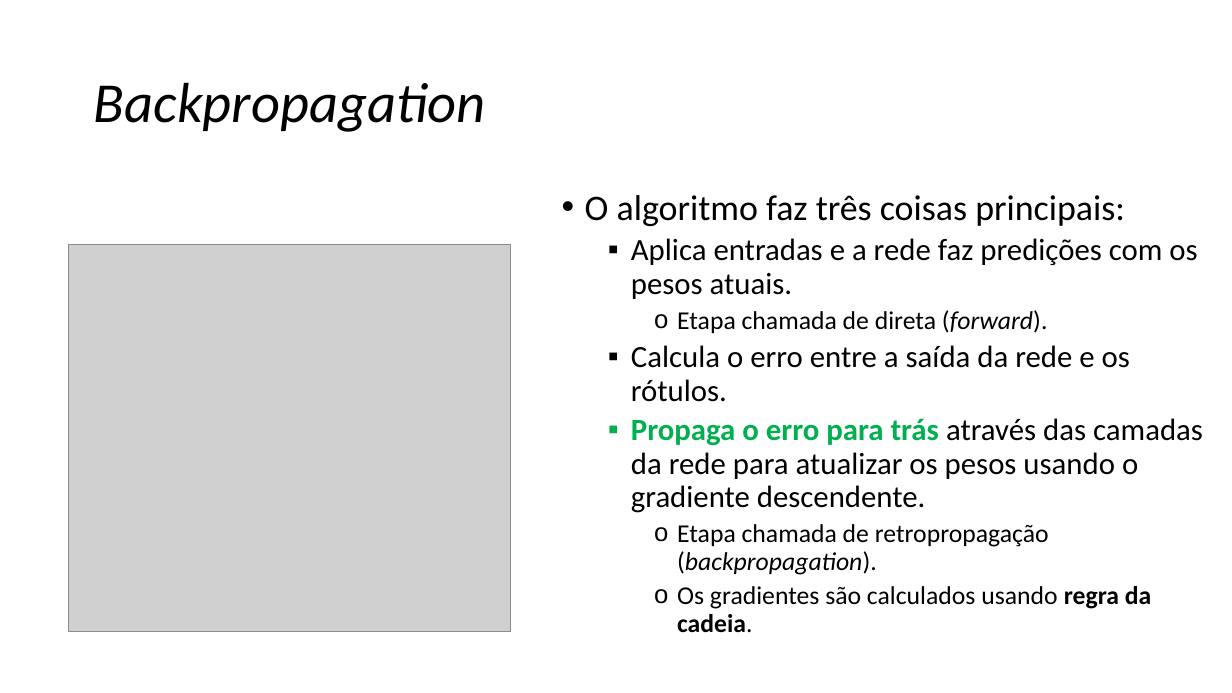
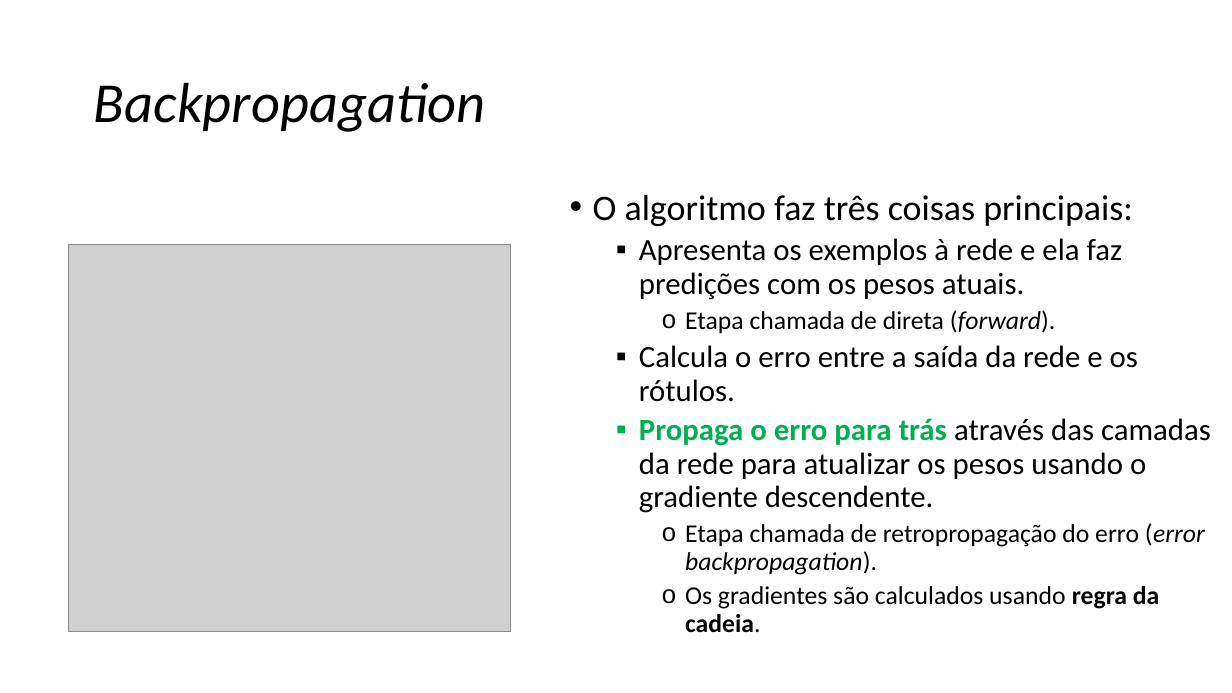
Before and after one commit to zz4fap/c24_inteligencia_artificial, a slide deck: slide 34 of slides/C24_MLP.pptx. Drawn at 1232x693 pixels with LibreOffice and Linux fonts; fonts in the diff are those of the drawing; grey boxes stand for pictures. Boxes give left, top, right and bottom in pixels: in the first picture for what was removed or moved away, otherwise in the second. Text is boxed around its words. In the diff, an @@ line names an element or a change of style, - is before the commit and + after.

```diff
--- a/slides/C24_MLP.pptx
+++ b/slides/C24_MLP.pptx
@@ text "O algoritmo faz três coisas ...": place and size @@
-text "O algoritmo faz três coisas ..." at <box>585,195,1203,633</box>
+text "O algoritmo faz três coisas ..." at <box>593,195,1211,633</box>
@@ text at <box>639,238,1123,299</box>: text changed @@
-  ▪ Aplica entradas e a rede faz predições com os pesos atuais.
+  ▪ Apresenta os exemplos à rede e ela faz predições com os pesos atuais.
@@ text at <box>685,523,1205,575</box>: text changed @@
-    o Etapa chamada de retropropagação (backpropagation).
+    o Etapa chamada de retropropagação do erro (error backpropagation).
```
Also in this commit, not shown: 5 other slides changed.
